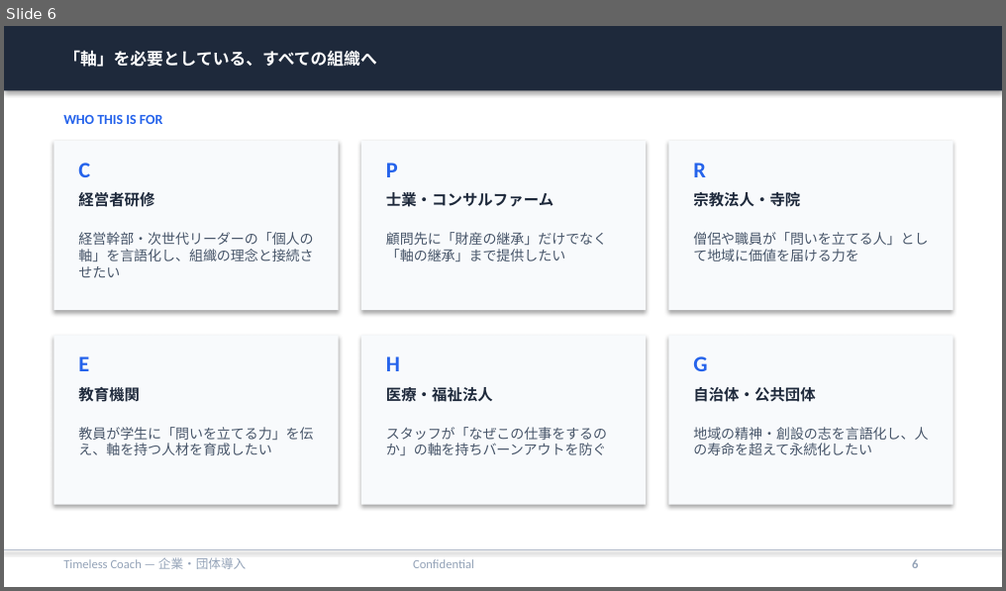
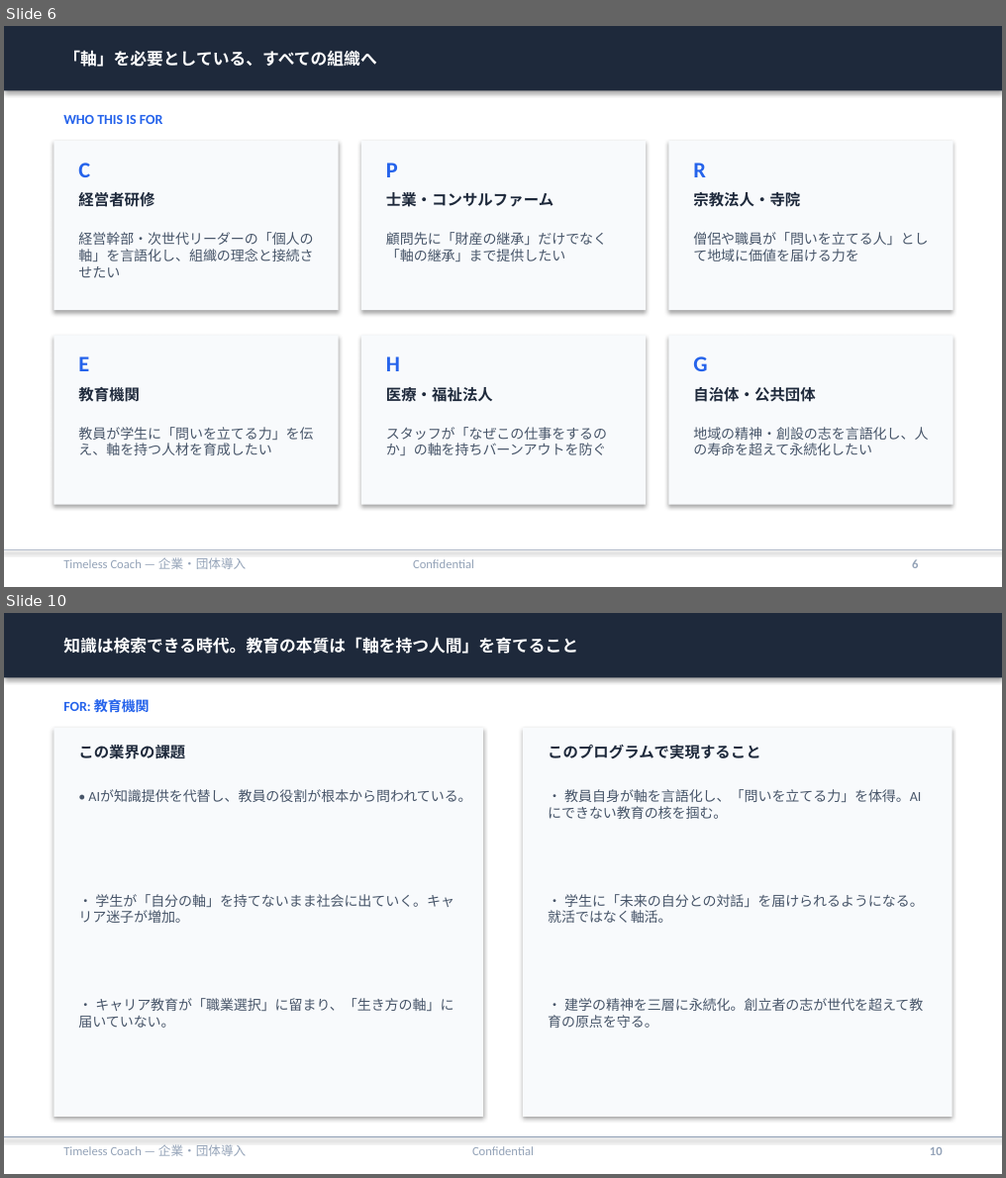
Before and after one commit to tokistorage/lp, a slide deck: timeless-coach-corporate.pptx. Shown one above the other, each under a label of ours: slide 6 before the commit, slides 6 and 10 after it; the slides between them are not shown. The pictures are 1006x591 and 1006x1178 pixels, drawn with LibreOffice and Linux fonts; fonts in the diff are those of the drawing. Boxes give left, top, right and bottom in pixels: in the first picture for what was removed or moved away, otherwise in the second. Text is boxed around its words. In the diff, an @@ line names an element or a change of style, - is before the commit and + after.

```diff
--- a/timeless-coach-corporate.pptx
+++ b/timeless-coach-corporate.pptx
@@ slide 10 added at (4,613,1002,1174), background #FFFFFF @@
@@ rectangle added at (4,613,1002,678), fill #1E293B @@
@@ text added at (63,637,578,654), 12 pt, text #FFFFFF, bold @@
+知識は検索できる時代。教育の本質は「軸を持つ人間」を育てること
@@ text added at (63,697,150,715), 10 pt, text #2563EB, bold @@
+FOR: 教育機関
@@ rectangle added at (54,728,483,1117), fill #F8FAFC @@
@@ rectangle added at (523,728,952,1117), fill #F8FAFC @@
@@ text added at (78,745,185,760), 11 pt, text #1E293B, bold @@
+この業界の課題
@@ text added at (548,745,761,760), 11 pt, text #1E293B, bold @@
+このプログラムで実現すること
@@ text added at (88,789,471,802), 10 pt, text #475569 @@
+• AIが知識提供を代替し、教員の役割が根本から問われている。
@@ text added at (548,789,921,819), 10 pt, text #475569 @@
+• 教員自身が軸を言語化し、「問いを立てる力」を体得。AIにできない教育の核を掴む。
@@ text added at (78,894,454,923), 10 pt, text #475569 @@
+• 学生が「自分の軸」を持てないまま社会に出ていく。キャリア迷子が増加。
@@ text added at (548,894,924,923), 10 pt, text #475569 @@
+• 学生に「未来の自分との対話」を届けられるようになる。就活ではなく軸活。
@@ text added at (78,998,453,1028), 10 pt, text #475569 @@
+• キャリア教育が「職業選択」に留まり、「生き方の軸」に届いていない。
@@ text added at (548,998,923,1028), 10 pt, text #475569 @@
+• 建学の精神を三層に永続化。創立者の志が世代を超えて教育の原点を守る。
@@ rectangle added at (4,1137,1002,1138), fill #94A3B8 @@
@@ text added at (63,1145,246,1157), 9 pt, text #94A3B8 @@
+Timeless Coach — 企業・団体導入
@@ text added at (472,1147,534,1156), 9 pt, text #94A3B8 @@
+Confidential
@@ text added at (930,1148,943,1156), 9 pt, text #94A3B8, bold @@
+10
```
Also in this commit, not shown: 5 slides changed, 5 other slides added, 1 other file.
